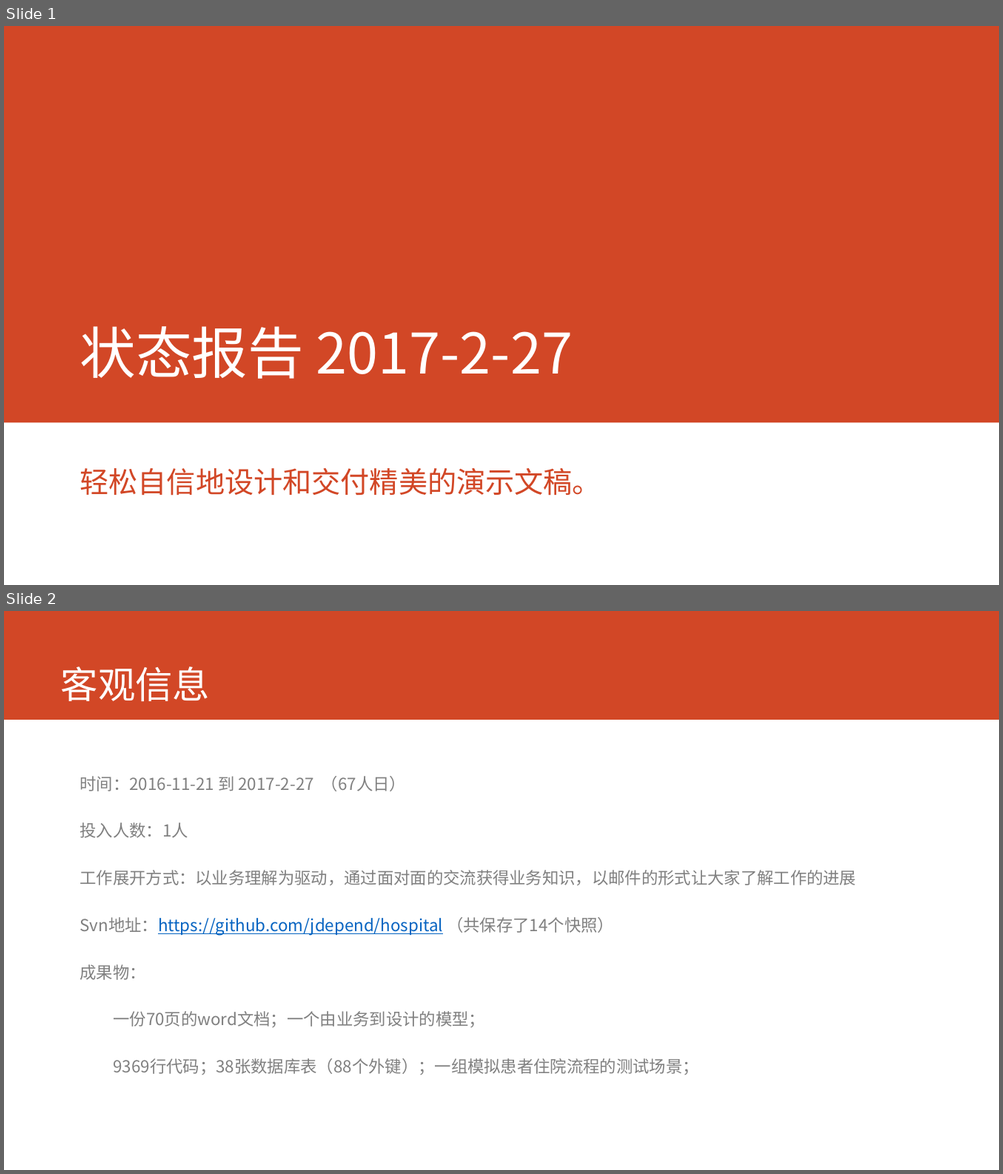
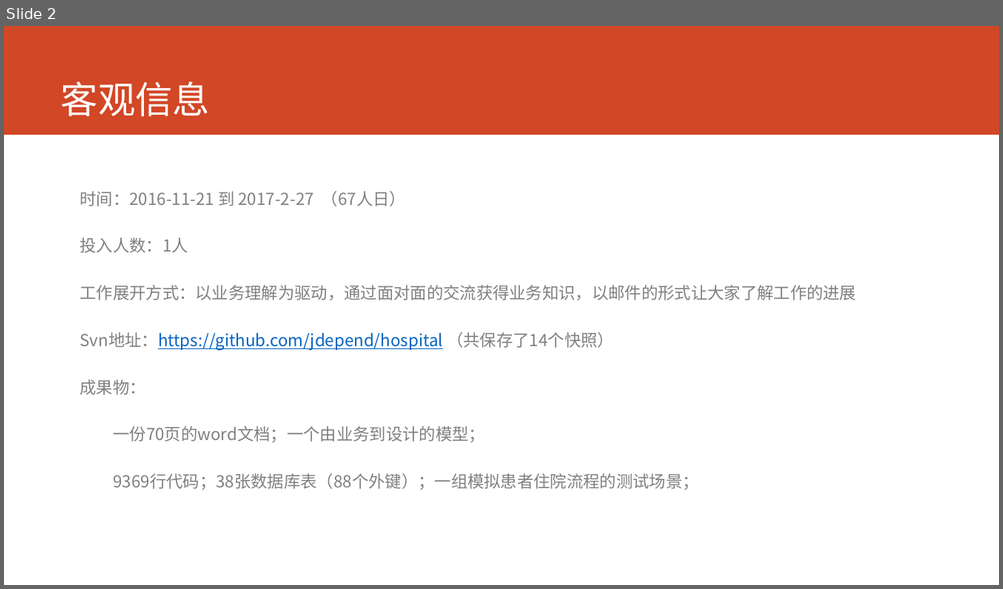
Before and after one commit to AppSecAI-TEST/hospital, a slide deck: doc/状态报告 2017-2-27.pptx. Shown one above the other, each under a label of ours: slides 1 and 2 before the commit, slide 2 after it. The pictures are 1003x1174 and 1003x589 pixels, drawn with LibreOffice and Linux fonts; fonts in the diff are those of the drawing. Boxes give left, top, right and bottom in pixels: in the first picture for what was removed or moved away, otherwise in the second. Text is boxed around its words. In the diff, an @@ line names an element or a change of style, - is before the commit and + after.

```diff
--- a/doc/状态报告 2017-2-27.pptx
+++ b/doc/状态报告 2017-2-27.pptx
@@ slide 1 removed at (x1=4, y1=26, x2=999, y2=585), background #FFFFFF @@
@@ rectangle removed at (x1=4, y1=26, x2=999, y2=423) @@
@@ title removed at (x1=79, y1=326, x2=572, y2=379) @@
-状态报告 2017-2-27
@@ subtitle removed at (x1=79, y1=469, x2=601, y2=496) @@
-轻松自信地设计和交付精美的演示文稿。
```
Also in this commit, not shown: 4 slides changed, 3 slides added.
